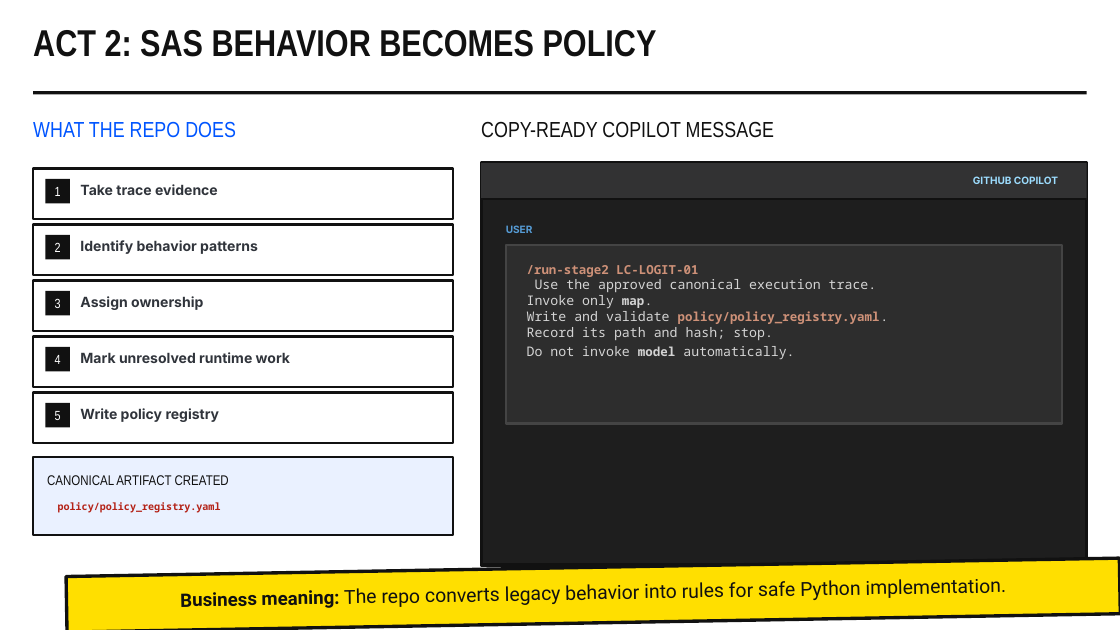
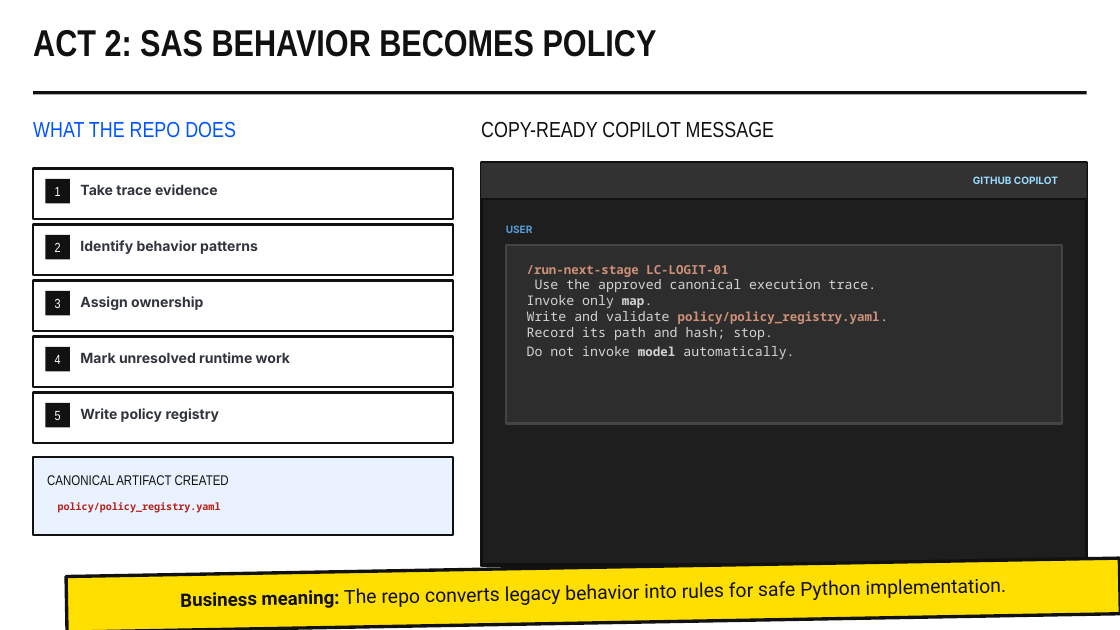
Before and after one commit to keshavnath1/Agent-mastery, a slide deck: slide 14 of Learning_series_copilot_sas_python.pptx. Drawn at 1120x630 pixels with LibreOffice and Linux fonts; fonts in the diff are those of the drawing; background and template pictures are left out. Boxes give left, top, right and bottom in pixels: in the first picture for what was removed or moved away, otherwise in the second. Text is boxed around its words. In the diff, an @@ line names an element or a change of style, - is before the commit and + after.

```diff
--- a/Learning_series_copilot_sas_python.pptx
+++ b/Learning_series_copilot_sas_python.pptx
@@ text at bbox=[527, 265, 880, 359]: text changed @@
-/run-stage2 LC-LOGIT-01
-Use the approved canonical execution trace.
-Invoke only map.
-Write and validate policy/policy_registry.yaml.
-Record its path and hash; stop.
-Do not invoke model automatically.
+/run-next-stage LC-LOGIT-01
+Use the approved canonical execution trace.
+Invoke only map.
+Write and validate policy/policy_registry.yaml.
+Record its path and hash; stop.
+Do not invoke model automatically.
```
